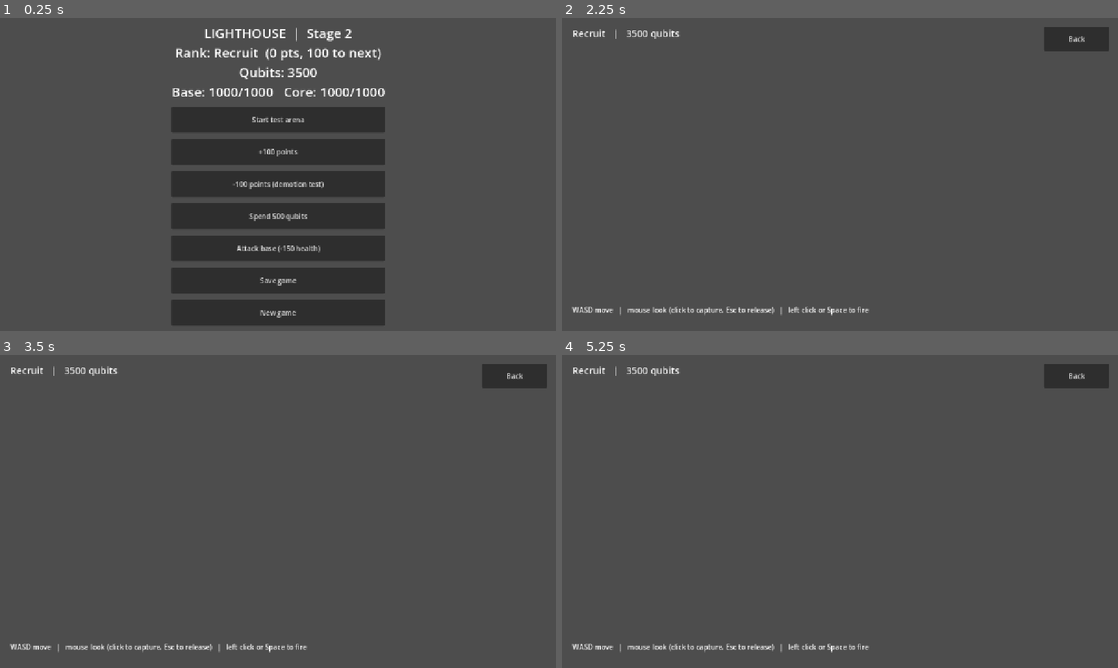
Above: before the commit, frames 1-4 (two rows, left to right).
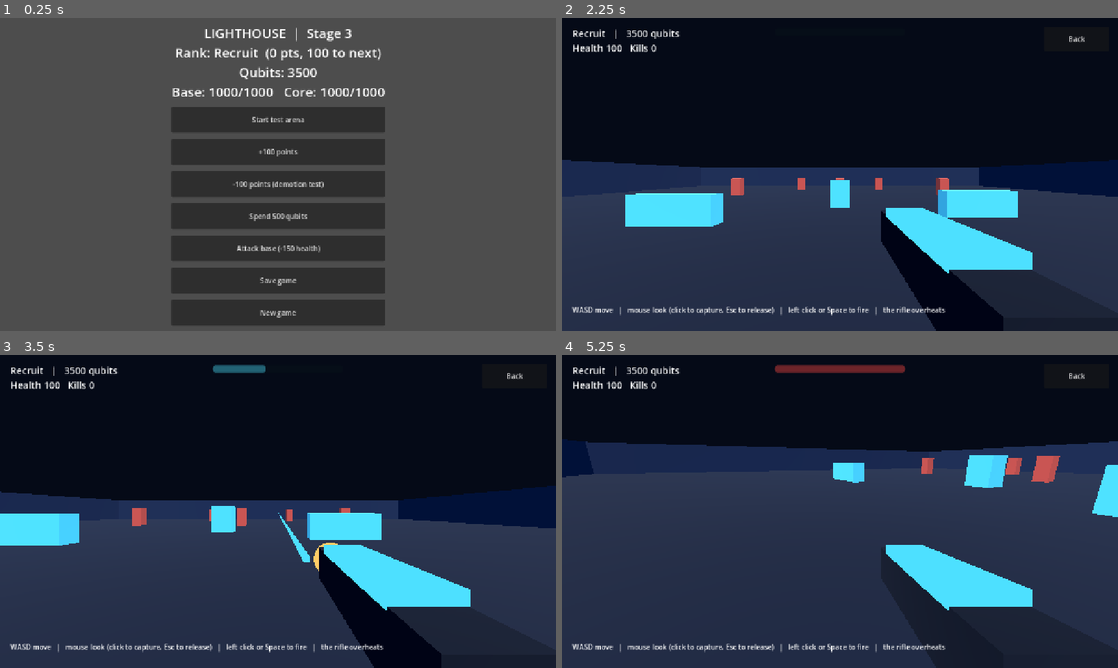
Above: after the commit, the same moments.

Repository: V1ron6/lighthouse
Game: Godot game, scene res://scenes/levels/main.tscn
Two runs of this game, one before a commit and one after it. Both use one fixed random seed, a clock stepped at 60 frames per second and the inputs below.
Inputs (mouse positions are in pixels of both pictures, inside the frame that each line leads up to):
- Up to frame 1 (0.25 s): no input
- Up to frame 2 (2.25 s): click "Start test arena" at 0.5 s; click "Back" at 1.25 s; click "Start test arena" at 2 s
- Up to frame 3 (3.5 s): tap Enter at 2.75 s; move the mouse to (400, 495) at 2.77 s; hold D (move_right, bound only after the commit) from 2.78 s (still down); hold Space (fire, bound only after the commit) from 2.78 s (still down); click (400, 495) at 2.92 s
- Up to frame 4 (5.25 s): release D (move_right, bound only after the commit) at 3.5 s; release Space (fire, bound only after the commit) at 3.5 s; tap Enter at 3.5, 4.25, 5 s; drag from (728, 527) to (812, 574) at 3.52 s; move the mouse to (895, 442) at 4.27 s; hold D (move_right, bound only after the commit) 4.28-5 s; hold Space (fire, bound only after the commit) 4.28-5 s; click (895, 442) at 4.42 s; drag from (812, 574) to (673, 464) at 5.02 s

The runs differ from the first frame. In frame 1, less than 0.1% of the frame differs, in the area x 62-64%, y 4-7%; in frame 2, 100%; in frame 3, 100%; in frame 4, 100%, in the area x 0-100%, y 0-100%.
Error before the commit: Parse Error: Cannot infer the type of "wants_fire" variable because the value doesn't have a set type. (res://scenes/player/player.gd:88)

Commit message:
stage 3

Diff:
--- a/autoload/event_bus.gd
+++ b/autoload/event_bus.gd
@@ -19,6 +19,9 @@
 ## choice is "defend" or "continue"
 signal base_attack_resolved(choice: String)
 
+# --- Combat ---
+signal enemy_killed(enemy_type: String)
+
 # --- Missions ---
 signal mission_started(mission_id: String)
 signal mission_completed(mission_id: String, success: bool)
--- /dev/null
+++ b/scenes/enemies/scout.gd
@@ -0,0 +1,142 @@
+extends CharacterBody3D
+## Scout: small, fast, weak. Bio-mechanical: mostly flesh with a metal implant
+## and a glowing eye. Chases the player in a weaving line and bites on contact.
+## Basic steering only. Navigation around obstacles comes with the base in Stage 4.
+
+signal died
+
+const MAX_HEALTH := 40
+const SPEED := 7.0
+const ATTACK_RANGE := 1.8
+const ATTACK_DAMAGE := 10
+const ATTACK_INTERVAL := 0.8
+const TURN_SPEED := 10.0
+
+const FLESH_COLOR := Color(0.75, 0.35, 0.4)
+const METAL_COLOR := Color(0.45, 0.5, 0.58)
+const EYE_COLOR := Color(1.0, 0.65, 0.2)
+
+var health := MAX_HEALTH
+var target: Node3D = null
+
+var _gravity: float = ProjectSettings.get_setting("physics/3d/default_gravity")
+var _attack_cooldown := 0.0
+var _weave_phase := randf() * TAU
+var _dead := false
+var _shape: CollisionShape3D
+var _body_material: StandardMaterial3D
+
+
+func _ready() -> void:
+	add_to_group("enemies")
+
+	_shape = CollisionShape3D.new()
+	var capsule := CapsuleShape3D.new()
+	capsule.height = 1.0
+	capsule.radius = 0.4
+	_shape.shape = capsule
+	_shape.position = Vector3(0.0, 0.5, 0.0)
+	add_child(_shape)
+
+	_body_material = StandardMaterial3D.new()
+	_body_material.albedo_color = FLESH_COLOR
+	var body := MeshInstance3D.new()
+	var body_mesh := SphereMesh.new()
+	body_mesh.radius = 0.4
+	body_mesh.height = 0.8
+	body_mesh.material = _body_material
+	body.mesh = body_mesh
+	body.position = Vector3(0.0, 0.5, 0.0)
+	add_child(body)
+
+	var metal_material := StandardMaterial3D.new()
+	metal_material.albedo_color = METAL_COLOR
+	metal_material.metallic = 0.8
+	var plate := MeshInstance3D.new()
+	var plate_mesh := BoxMesh.new()
+	plate_mesh.size = Vector3(0.5, 0.12, 0.35)
+	plate_mesh.material = metal_material
+	plate.mesh = plate_mesh
+	plate.position = Vector3(0.0, 0.85, 0.05)
+	add_child(plate)
+
+	var eye_material := StandardMaterial3D.new()
+	eye_material.albedo_color = EYE_COLOR
+	eye_material.emission_enabled = true
+	eye_material.emission = EYE_COLOR
+	eye_material.emission_energy_multiplier = 1.5
+	var eye := MeshInstance3D.new()
+	var eye_mesh := SphereMesh.new()
+	eye_mesh.radius = 0.1
+	eye_mesh.height = 0.2
+	eye_mesh.material = eye_material
+	eye.mesh = eye_mesh
+	eye.position = Vector3(0.0, 0.55, -0.34)
+	add_child(eye)
+
+
+func _physics_process(delta: float) -> void:
+	if _dead:
+		return
+	if target == null or not is_instance_valid(target):
+		target = get_tree().get_first_node_in_group("player") as Node3D
+		if target == null:
+			return
+
+	var to_target := target.global_position - global_position
+	to_target.y = 0.0
+	var distance := to_target.length()
+	var direction := to_target / distance if distance > 0.01 else Vector3.ZERO
+
+	# Weave from side to side while far away, so a group does not move as one line.
+	var side := Vector3(-direction.z, 0.0, direction.x)
+	var weave := sin(Time.get_ticks_msec() * 0.004 + _weave_phase) * 0.35 * clampf(distance / 10.0, 0.0, 1.0)
+	var move_direction := (direction + side * weave).normalized()
+
+	if distance > ATTACK_RANGE * 0.8:
+		velocity.x = move_direction.x * SPEED
+		velocity.z = move_direction.z * SPEED
+	else:
+		velocity.x = 0.0
+		velocity.z = 0.0
+	if is_on_floor():
+		velocity.y = 0.0
+	else:
+		velocity.y -= _gravity * delta
+
+	if distance > 0.01:
+		var target_yaw := atan2(-direction.x, -direction.z)
+		rotation.y = lerp_angle(rotation.y, target_yaw, TURN_SPEED * delta)
+
+	move_and_slide()
+
+	_attack_cooldown -= delta
+	if distance <= ATTACK_RANGE and _attack_cooldown <= 0.0 and target.has_method("take_damage"):
+		target.take_damage(ATTACK_DAMAGE)
+		_attack_cooldown = ATTACK_INTERVAL
+
+
+func take_hit(damage: int) -> void:
+	if _dead:
+		return
+	health -= damage
+	_body_material.albedo_color = Color.WHITE
+	get_tree().create_timer(0.08).timeout.connect(_restore_color)
+	if health <= 0:
+		_die()
+
+
+func _restore_color() -> void:
+	if not _dead:
+		_body_material.albedo_color = FLESH_COLOR
+
+
+func _die() -> void:
+	_dead = true
+	remove_from_group("enemies")
+	_shape.set_deferred("disabled", true)
+	died.emit()
+	EventBus.enemy_killed.emit("scout")
+	var tween := create_tween()
+	tween.tween_property(self, "scale", Vector3.ZERO, 0.2)
+	tween.tween_callback(queue_free)
--- a/scenes/levels/main.gd
+++ b/scenes/levels/main.gd
@@ -48,7 +48,7 @@
 
 
 func _refresh(_a: Variant = null, _b: Variant = null) -> void:
-	_label.text = "LIGHTHOUSE  |  Stage 2\nRank: %s  (%d pts, %d to next)\nQubits: %d\nBase: %d/%d   Core: %d/%d" % [
+	_label.text = "LIGHTHOUSE  |  Stage 3\nRank: %s  (%d pts, %d to next)\nQubits: %d\nBase: %d/%d   Core: %d/%d" % [
 		GameManager.get_rank_name(),
 		GameManager.points,
 		GameManager.points_to_next_rank(),
--- a/scenes/levels/test_arena.gd
+++ b/scenes/levels/test_arena.gd
@@ -1,13 +1,24 @@
 extends Node3D
-## Stage 2 test arena: a flat floor, walls, some cover, practice targets,
-## the player and the on-screen touch controls. Everything is built in code.
+## Test arena: a flat floor, walls, some cover, practice targets, the player,
+## the on-screen touch controls and a timed spawner of scouts.
+## Everything is built in code.
 
 const PlayerScene := preload("res://scenes/player/player.tscn")
 const TouchScene := preload("res://scenes/ui/touch_controls.tscn")
 const TargetScript := preload("res://scenes/levels/target.gd")
+const ScoutScript := preload("res://scenes/enemies/scout.gd")
+
+const MAX_SCOUTS := 6
+const SPAWN_INTERVAL := 2.5
+const PLAYER_START := Vector3(0, 1, 14)
 
 var _hud_label: Label
+var _heat_bar: ProgressBar
+var _damage_flash: ColorRect
 var _touch: Control
+var _player = null
+var _kills := 0
+var _last_health := 100
 
 
 func _ready() -> void:
@@ -16,6 +27,7 @@
 	_build_targets()
 	_build_ui()
 	_spawn_player()
+	_build_spawner()
 
 
 func _build_environment() -> void:
@@ -58,10 +70,51 @@
 
 
 func _spawn_player() -> void:
-	var player := PlayerScene.instantiate()
-	player.position = Vector3(0, 1, 14)
-	player.touch = _touch
-	add_child(player)
+	_player = PlayerScene.instantiate()
+	_player.position = PLAYER_START
+	_player.touch = _touch
+	add_child(_player)
+	_player.health_changed.connect(_on_player_health_changed)
+	_player.died.connect(_on_player_died)
+	_player.rifle.heat_changed.connect(_on_heat_changed)
+	_refresh_hud()
+
+
+func _build_spawner() -> void:
+	var timer := Timer.new()
+	timer.wait_time = SPAWN_INTERVAL
+	timer.autostart = true
+	timer.timeout.connect(_spawn_scout)
+	add_child(timer)
+
+
+func _spawn_scout() -> void:
+	if get_tree().get_nodes_in_group("enemies").size() >= MAX_SCOUTS:
+		return
+	var scout: CharacterBody3D = ScoutScript.new()
+	var angle := randf() * TAU
+	scout.position = Vector3(cos(angle) * 26.0, 0.2, sin(angle) * 26.0)
+	add_child(scout)
+
+
+func _on_player_health_changed(current: int, _maximum: int) -> void:
+	if current < _last_health:
+		_damage_flash.color.a = 0.35
+		create_tween().tween_property(_damage_flash, "color:a", 0.0, 0.3)
+	_last_health = current
+	_refresh_hud()
+
+
+func _on_player_died() -> void:
+	for enemy in get_tree().get_nodes_in_group("enemies"):
+		enemy.queue_free()
+	_player.global_position = PLAYER_START
+	_player.reset()
+
+
+func _on_heat_changed(heat: float, overheated: bool) -> void:
+	_heat_bar.value = heat
+	_heat_bar.modulate = Color(1.0, 0.3, 0.3) if overheated else Color(0.3, 0.88, 1.0)
 
 
 func _build_ui() -> void:
@@ -70,6 +123,23 @@
 
 	_touch = TouchScene.instantiate()
 	layer.add_child(_touch)
+
+	_damage_flash = ColorRect.new()
+	_damage_flash.set_anchors_preset(Control.PRESET_FULL_RECT)
+	_damage_flash.color = Color(1.0, 0.1, 0.1, 0.0)
+	_damage_flash.mouse_filter = Control.MOUSE_FILTER_IGNORE
+	layer.add_child(_damage_flash)
+
+	_heat_bar = ProgressBar.new()
+	_heat_bar.set_anchors_preset(Control.PRESET_CENTER_TOP)
+	_heat_bar.offset_left = -150.0
+	_heat_bar.offset_right = 150.0
+	_heat_bar.offset_top = 24.0
+	_heat_bar.offset_bottom = 40.0
+	_heat_bar.max_value = 100.0
+	_heat_bar.show_percentage = false
+	_heat_bar.modulate = Color(0.3, 0.88, 1.0)
+	layer.add_child(_heat_bar)
 
 	_hud_label = Label.new()
 	_hud_label.position = Vector2(24, 20)
@@ -88,18 +158,25 @@
 
 	if not _touch.visible:
 		var hint := Label.new()
-		hint.text = "WASD move   |   mouse look (click to capture, Esc to release)   |   left click or Space to fire"
+		hint.text = "WASD move   |   mouse look (click to capture, Esc to release)   |   left click or Space to fire   |   the rifle overheats"
 		hint.position = Vector2(24, 660)
 		layer.add_child(hint)
 
 	EventBus.qubits_changed.connect(_refresh_hud)
 	EventBus.points_changed.connect(_refresh_hud)
 	EventBus.rank_changed.connect(_refresh_hud)
+	EventBus.enemy_killed.connect(_on_enemy_killed)
 	_refresh_hud()
 
 
 func _refresh_hud(_a: Variant = null, _b: Variant = null) -> void:
-	_hud_label.text = "%s   |   %d qubits" % [GameManager.get_rank_name(), GameManager.qubits]
+	var health: int = _player.health if _player != null else 100
+	_hud_label.text = "%s   |   %d qubits\nHealth %d   Kills %d" % [GameManager.get_rank_name(), GameManager.qubits, health, _kills]
+
+
+func _on_enemy_killed(_enemy_type: String) -> void:
+	_kills += 1
+	_refresh_hud()
 
 
 func _go_back() -> void:
--- a/scenes/player/player.gd
+++ b/scenes/player/player.gd
@@ -4,26 +4,29 @@
 ##          left click or Space to fire.
 ## Phone:   TouchControls node assigned to `touch` (joystick, look area, fire button).
 
-signal fired
+signal died
+signal health_changed(current: int, maximum: int)
+
+const RifleScript := preload("res://scenes/weapons/energy_rifle.gd")
 
 const SPEED := 6.0
 const EYE_HEIGHT := 1.6
 const MAX_PITCH := PI * 85.0 / 180.0
-const FIRE_INTERVAL := 0.15
-const FIRE_RANGE := 100.0
-const FIRE_DAMAGE := 25
+const MAX_HEALTH := 100
 
 @export var mouse_sensitivity: float = 0.0025
 @export var touch_sensitivity: float = 0.004
 
 ## Set by the level. Anything with move_vector, fire_held and consume_look().
 var touch = null
+## The energy rifle node (Variant on purpose, so its script members resolve at runtime).
+var rifle = null
 
+var health: int = MAX_HEALTH
 var head: Node3D
 var camera: Camera3D
 
 var _gravity: float = ProjectSettings.get_setting("physics/3d/default_gravity")
-var _cooldown := 0.0
 var _has_touchscreen := false
 
 
@@ -48,6 +51,10 @@
 	camera.fov = 75.0
 	camera.current = true
 	head.add_child(camera)
+
+	rifle = RifleScript.new()
+	rifle.exclude_rid = get_rid()
+	camera.add_child(rifle)
 
 
 func _exit_tree() -> void:
@@ -84,48 +91,28 @@
 		velocity.y -= _gravity * delta
 	move_and_slide()
 
-	_cooldown -= delta
-	var wants_fire := Input.is_action_pressed("fire") or (touch != null and touch.fire_held)
-	if wants_fire and _cooldown <= 0.0:
-		_cooldown = FIRE_INTERVAL
-		_fire()
+	rifle.trigger_held = Input.is_action_pressed("fire") or (touch != null and touch.fire_held)
+
+
+func take_damage(amount: int) -> void:
+	if health <= 0 or amount <= 0:
+		return
+	health = maxi(0, health - amount)
+	health_changed.emit(health, MAX_HEALTH)
+	if health == 0:
+		died.emit()
+
+
+## Full health again. The level moves the player back to the start.
+func reset() -> void:
+	health = MAX_HEALTH
+	velocity = Vector3.ZERO
+	health_changed.emit(health, MAX_HEALTH)
 
 
 func _rotate_view(amount: Vector2) -> void:
 	rotate_y(-amount.x)
 	head.rotation.x = clampf(head.rotation.x - amount.y, -MAX_PITCH, MAX_PITCH)
-
-
-## Placeholder hitscan shot. The real energy rifle comes in Stage 3.
-func _fire() -> void:
-	fired.emit()
-	var from := camera.global_position
-	var to := from + (-camera.global_transform.basis.z) * FIRE_RANGE
-	var query := PhysicsRayQueryParameters3D.create(from, to)
-	query.exclude = [get_rid()]
-	var hit := get_world_3d().direct_space_state.intersect_ray(query)
-	if hit.is_empty():
-		return
-	var collider: Object = hit["collider"]
-	if collider != null and collider.has_method("take_hit"):
-		collider.take_hit(FIRE_DAMAGE)
-	_spawn_impact(hit["position"])
-
-
-func _spawn_impact(position_in_world: Vector3) -> void:
-	var marker := MeshInstance3D.new()
-	var sphere := SphereMesh.new()
-	sphere.radius = 0.08
-	sphere.height = 0.16
-	var material := StandardMaterial3D.new()
-	material.albedo_color = Color(1.0, 0.8, 0.4)
-	material.emission_enabled = true
-	material.emission = Color(1.0, 0.8, 0.4)
-	sphere.material = material
-	marker.mesh = sphere
-	get_parent().add_child(marker)
-	marker.global_position = position_in_world
-	get_tree().create_timer(0.2).timeout.connect(marker.queue_free)
 
 
 func _ensure_actions() -> void:
--- /dev/null
+++ b/scenes/weapons/energy_rifle.gd
@@ -0,0 +1,157 @@
+extends Node3D
+## Starter energy rifle. Child of the player's camera.
+## Hitscan, hold to fire. Each shot builds heat. At 100 the rifle overheats and
+## locks until it has cooled to 40. No reloading, so it suits touch controls.
+
+signal fired
+signal heat_changed(heat: float, overheated: bool)
+
+const DAMAGE := 25
+const FIRE_INTERVAL := 0.15
+const RANGE := 100.0
+const HEAT_PER_SHOT := 8.0
+const COOL_RATE := 28.0
+const COOL_DELAY := 0.35
+const OVERHEAT_AT := 100.0
+const RECOVER_AT := 40.0
+
+const BOLT_COLOR := Color(0.3, 0.88, 1.0)
+
+var trigger_held := false
+var exclude_rid: RID
+var heat := 0.0
+var overheated := false
+
+var _cooldown := 0.0
+var _since_shot := 0.0
+var _camera: Camera3D
+var _muzzle: Node3D
+var _flash: MeshInstance3D
+var _last_heat := -1.0
+var _last_overheated := false
+
+
+func _ready() -> void:
+	_camera = get_parent() as Camera3D
+	_build_model()
+
+
+func _physics_process(delta: float) -> void:
+	_cooldown -= delta
+	_since_shot += delta
+
+	if trigger_held and not overheated and _cooldown <= 0.0:
+		_shoot()
+	elif _since_shot >= COOL_DELAY and heat > 0.0:
+		heat = maxf(0.0, heat - COOL_RATE * delta)
+
+	if overheated and heat <= RECOVER_AT:
+		overheated = false
+
+	if heat != _last_heat or overheated != _last_overheated:
+		_last_heat = heat
+		_last_overheated = overheated
+		heat_changed.emit(heat, overheated)
+
+
+func _shoot() -> void:
+	_cooldown = FIRE_INTERVAL
+	_since_shot = 0.0
+	heat += HEAT_PER_SHOT
+	if heat >= OVERHEAT_AT:
+		heat = OVERHEAT_AT
+		overheated = true
+	fired.emit()
+	_show_flash()
+
+	var from := _camera.global_position
+	var to := from + (-_camera.global_transform.basis.z) * RANGE
+	var query := PhysicsRayQueryParameters3D.create(from, to)
+	query.exclude = [exclude_rid]
+	var hit := get_world_3d().direct_space_state.intersect_ray(query)
+
+	var end := to
+	if not hit.is_empty():
+		end = hit["position"]
+		var collider: Object = hit["collider"]
+		if collider != null and collider.has_method("take_hit"):
+			collider.take_hit(DAMAGE)
+		_spawn_impact(end)
+	_spawn_tracer(_muzzle.global_position, end)
+
+
+func _build_model() -> void:
+	var body := MeshInstance3D.new()
+	var body_mesh := BoxMesh.new()
+	body_mesh.size = Vector3(0.12, 0.12, 0.6)
+	var body_material := StandardMaterial3D.new()
+	body_material.albedo_color = Color(0.12, 0.16, 0.24)
+	body_material.metallic = 0.6
+	body_mesh.material = body_material
+	body.mesh = body_mesh
+	body.position = Vector3(0.22, -0.2, -0.5)
+	add_child(body)
+
+	var strip := MeshInstance3D.new()
+	var strip_mesh := BoxMesh.new()
+	strip_mesh.size = Vector3(0.125, 0.03, 0.4)
+	strip_mesh.material = _glow_material(BOLT_COLOR)
+	strip.mesh = strip_mesh
+	strip.position = Vector3(0.22, -0.13, -0.5)
+	add_child(strip)
+
+	_muzzle = Node3D.new()
+	_muzzle.position = Vector3(0.22, -0.2, -0.85)
+	add_child(_muzzle)
+
+	_flash = MeshInstance3D.new()
+	var flash_mesh := SphereMesh.new()
+	flash_mesh.radius = 0.07
+	flash_mesh.height = 0.14
+	flash_mesh.material = _glow_material(Color(1.0, 0.8, 0.4))
+	_flash.mesh = flash_mesh
+	_flash.visible = false
+	_muzzle.add_child(_flash)
+
+
+func _show_flash() -> void:
+	_flash.visible = true
+	get_tree().create_timer(0.04).timeout.connect(func(): _flash.visible = false)
+
+
+func _spawn_tracer(from: Vector3, to: Vector3) -> void:
+	var length := from.distance_to(to)
+	if length < 0.1:
+		return
+	var tracer := MeshInstance3D.new()
+	var mesh := BoxMesh.new()
+	mesh.size = Vector3(0.025, 0.025, length)
+	mesh.material = _glow_material(BOLT_COLOR)
+	tracer.mesh = mesh
+	get_tree().current_scene.add_child(tracer)
+	tracer.global_position = (from + to) / 2.0
+	var dir := (to - from).normalized()
+	var up := Vector3.UP if absf(dir.dot(Vector3.UP)) < 0.99 else Vector3.RIGHT
+	tracer.look_at(to, up)
+	get_tree().create_timer(0.05).timeout.connect(tracer.queue_free)
+
+
+func _spawn_impact(position_in_world: Vector3) -> void:
+	var marker := MeshInstance3D.new()
+	var sphere := SphereMesh.new()
+	sphere.radius = 0.08
+	sphere.height = 0.16
+	sphere.material = _glow_material(Color(1.0, 0.8, 0.4))
+	marker.mesh = sphere
+	get_tree().current_scene.add_child(marker)
+	marker.global_position = position_in_world
+	get_tree().create_timer(0.2).timeout.connect(marker.queue_free)
+
+
+func _glow_material(color: Color) -> StandardMaterial3D:
+	var material := StandardMaterial3D.new()
+	material.albedo_color = color
+	material.emission_enabled = true
+	material.emission = color
+	material.shading_mode = BaseMaterial3D.SHADING_MODE_UNSHADED
+	return material
Not shown, changed: CHANGELOG.md
Not shown, changed: PROGRESS.md
Not shown, removed: scenes/enemies/.gitkeep
Not shown, removed: scenes/weapons/.gitkeep
